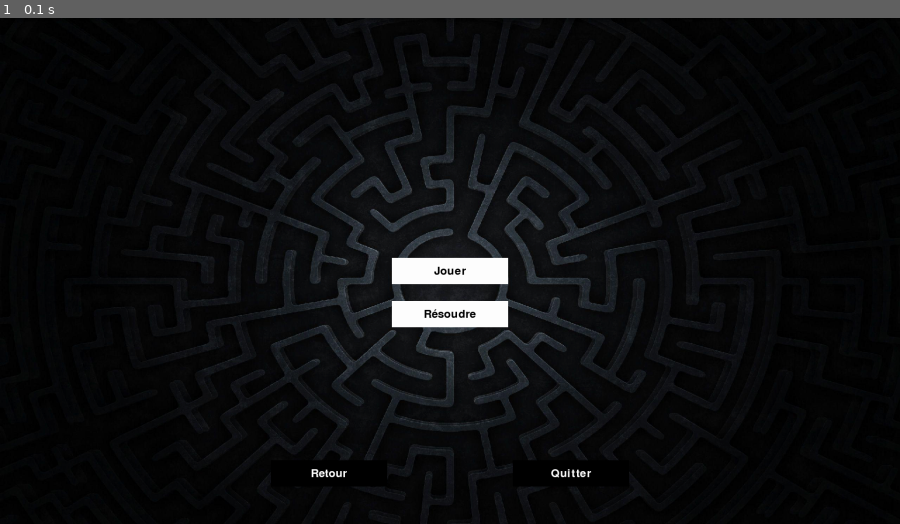
Above: before the commit, frame 1.
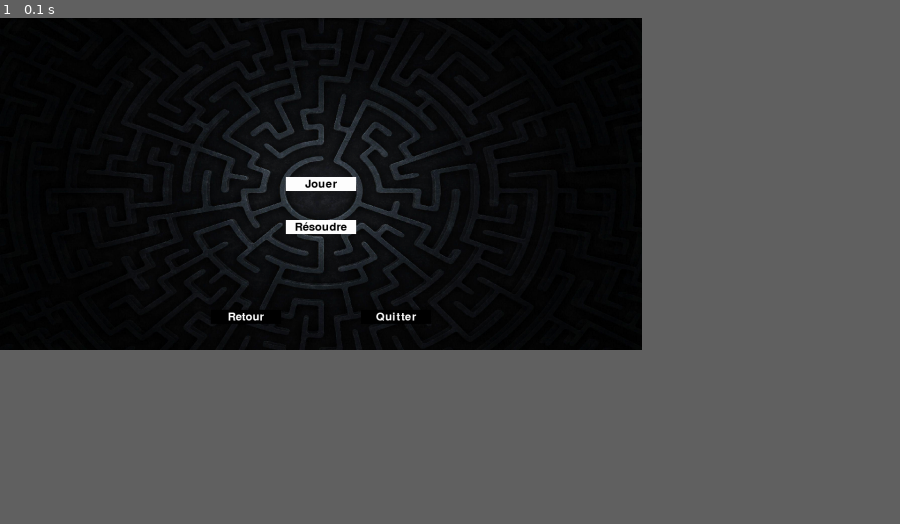
Above: after the commit, the same moment.

Repository: negrel/python-maze
Game: pygame game, started from beta.py
Two runs of this game, one before a commit and one after it. Both use one fixed random seed, a clock stepped at 60 frames per second and the inputs below.
Inputs:
- Up to frame 1 (0.1 s): no input
In our replay, the window is 900x506 before the commit and 642x332 after it. These sizes can differ from the game's own. Grey fills any space a smaller window leaves; there, only what the larger window draws over its background counts as a difference.

The runs differ from the first frame. In frame 1, 9.3% of the frame differs, in the area x 14-82%, y 0-98%.

Commit message:
Modififaction de la résolution pour les écrans Imerir/Alexandre

Diff:
--- a/beta.py
+++ b/beta.py
@@ -25,11 +25,14 @@
 WHITE = (255, 255, 255)
 
 # Taille standard
-SQUARE_SIZE = 36
-BTN_WIDTH = 248
-BTN_HEIGHT = 56
+SQUARE_SIZE = 30
+BTN_WIDTH = 150
+BTN_HEIGHT = 30
 
-app = Application("Maze", 1920, 1080)
+# Résolution pour l'écran Alexandre
+#app = Application("Maze", 1920, 1080)
+# Résolution pour les écran IMERIR
+app = Application("Maze", 1370, 710)
 # app.debug(True)
 
 window_width, window_height = app.get_size()
@@ -62,8 +65,12 @@
 
         play.appendElement(
             Maze(*CENTER,
-                 window_width / 3,
-                 window_height / 3,
+                #Taille du maze pour ecran Imerir
+                 window_width / 1.5,
+                 window_height / 1.5,
+                 #Taille du maze pour ecran Alexandre
+                 #window_width / 2,
+                 #window_height / 2,
                  maze,
                  chemin,
                  time_sleep=.5))
